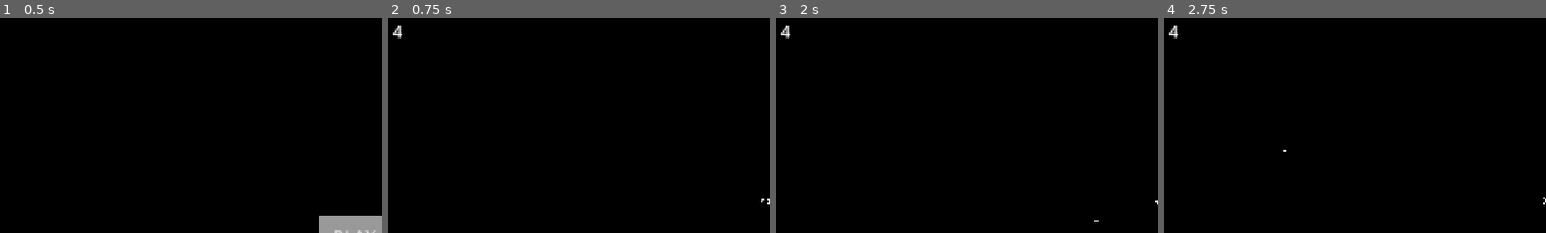
Above: before the commit, frames 1-4 (left to right).
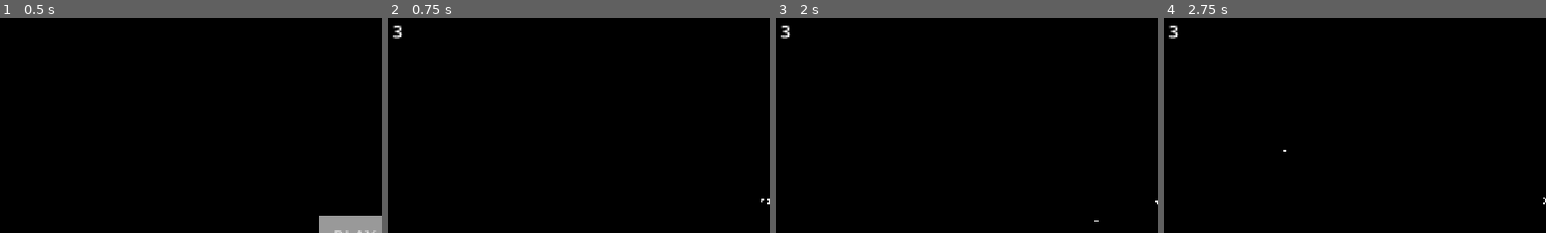
Above: after the commit, the same moments.

Repository: VI6IX/asteroidestroy
Game: Godot game, scene res://scenes/main_menu.tscn
The game is run twice, just before and just after one commit, with the same random seed, the same clock (stepped at 60 frames per second) and the same inputs.
Inputs:
- Up to frame 1 (0.5 s): no input
- Up to frame 2 (0.75 s): click "PLAY GAME" at 0.5 s
- Up to frame 3 (2 s): tap Enter at 1.25 s; hold D (pan_Right) from 1.28 s (still down); hold Space (shoot) from 1.28 s (still down)
- Up to frame 4 (2.75 s): release D (pan_Right) at 2.03 s; release Space (shoot) at 2.03 s; hold A (pan_Left) from 2.03 s (still down); tap Space (shoot) at 2.1 s
The pictures show only the part of the screen within x 0-50%, y 7-57%; the shares and areas given below are measured in that part.

Frame 1 is identical in both runs. In frame 2, 0.1% of the frame differs, in the area x 1-4%, y 3-10%; in frame 3, 0.1%; in frame 4, 0.1%.

Commit message:
feat: add player invulnerability on respawn

Diff:
--- a/scenes/player/player.tscn
+++ b/scenes/player/player.tscn
@@ -6,9 +6,6 @@
 [ext_resource type="AudioStream" uid="uid://cri1cx0nhf7cj" path="res://audio/sfx_thrust.wav" id="4_dqkch"]
 [ext_resource type="AudioStream" uid="uid://dmqom65ctas1l" path="res://audio/sfx_shoot.wav" id="5_qlg0r"]
 [ext_resource type="PackedScene" uid="uid://23cbls1yy4dw" path="res://scenes/components/component_damage.tscn" id="6_tuyoq"]
-
-[sub_resource type="CircleShape2D" id="CircleShape2D_rnjyy"]
-radius = 6.0
 
 [node name="Player" type="CharacterBody2D"]
 motion_mode = 1
@@ -19,15 +16,16 @@
 scale = Vector2(0.18548387, 0.2129355)
 polygon = PackedVector2Array(64.010124, -0.004208574, -55.98988, -55.989937, -16.07244, -0.028143048, -55.996056, 56.050755)
 
-[node name="CollisionShape2D" type="CollisionShape2D" parent="."]
-shape = SubResource("CircleShape2D_rnjyy")
-
 [node name="Marker2D" type="Marker2D" parent="."]
 position = Vector2(22, 0)
 
 [node name="shootTimer" type="Timer" parent="."]
 
 [node name="respawnTimer" type="Timer" parent="."]
+one_shot = true
+
+[node name="invulnerabilityTimer" type="Timer" parent="."]
+wait_time = 3.0
 one_shot = true
 
 [node name="particles_thrust" parent="." instance=ExtResource("3_qhqgy")]
@@ -56,4 +54,5 @@
 
 [connection signal="timeout" from="shootTimer" to="." method="_on_shoot_timer_timeout"]
 [connection signal="timeout" from="respawnTimer" to="." method="_on_respawn_timer_timeout"]
+[connection signal="timeout" from="invulnerabilityTimer" to="." method="_on_invulnerability_timer_timeout"]
 [connection signal="health_depleted" from="component_damage" to="." method="_on_component_damage_health_depleted"]
--- a/scripts/_GLOBAL_VARIABLES.gd
+++ b/scripts/_GLOBAL_VARIABLES.gd
@@ -1,6 +1,6 @@
 extends Node
 
-@export var PLAYER_LIVES : int = 4;
+@export var PLAYER_LIVES : int = 3;
 @export var asteroid_limit : int = 5;
 @export var asteroid_count : int = 0;
 
--- a/scripts/game_ui.gd
+++ b/scripts/game_ui.gd
@@ -6,3 +6,5 @@
 func _process(_delta: float) -> void:
 	score_value.text = str(GLOBAL_VARIABLES.score);
 	lives_value.text = str(GLOBAL_VARIABLES.PLAYER_LIVES);
+	if GLOBAL_VARIABLES.PLAYER_LIVES <= 0:
+		GLOBAL_VARIABLES.PLAYER_LIVES = 0;
--- a/scripts/player/player.gd
+++ b/scripts/player/player.gd
@@ -2,11 +2,14 @@
 
 @onready var Marker : Marker2D = $Marker2D;
 @onready var shootTimer : Timer = $shootTimer;
+@onready var invulnerabilityTimer: Timer = $invulnerabilityTimer
 @onready var component_damage : Node2D = $component_damage;
 @onready var particles_thrust : Node2D = %particles_thrust.get_child(0);
 @onready var sfx_thrust : AudioStreamPlayer2D = $sfx_thrust;
 @onready var sfx_shoot : AudioStreamPlayer2D = $sfx_shoot;
 @onready var BULLET := preload("res://scenes/bullet.tscn");
+@onready var hitbox : CollisionPolygon2D = $component_damage/CollisionPolygon2D
+
 
 @export var PAN_SPEED : float = 5;
 @export var ACCELERATION : Vector2;
@@ -61,6 +64,15 @@
 		can_shoot = false;
 		shootTimer.start(FIRE_RATE);
 
+func enable_vulnerability():
+	hitbox.disabled = true;
+	modulate = Color(1, 1, 1, 0.25)
+	invulnerabilityTimer.start();
+
+func disable_vulnerability():
+	hitbox.disabled = false;
+	modulate = Color(1, 1, 1, 1)
+
 func _ready() -> void:
 	can_respawn = false;
 	shootTimer.wait_time = FIRE_RATE;
@@ -78,3 +90,6 @@
 func _on_component_damage_health_depleted(_parent) -> void:
 	GLOBAL_VARIABLES.PLAYER_LIVES -= 1;
 	can_respawn = true;
+
+func _on_invulnerability_timer_timeout() -> void:
+	disable_vulnerability();
--- a/scripts/player/player_respawner.gd
+++ b/scripts/player/player_respawner.gd
@@ -10,7 +10,7 @@
 var game_over = false;
 
 func handle_respawn():
-	if player.can_respawn == true and is_vulnerable == true and LIVES != 0:
+	if player.can_respawn == true and LIVES != 0:
 		print("PLAYER CAN RESPAWN! | " + str(LIVES) + " LIVES");
 		player.can_respawn = false;
 		is_vulnerable = false;
@@ -26,6 +26,7 @@
 		return
 
 func deactivate_player():
+	player.enable_vulnerability();
 	player.set_process(false);
 	player.visible = false;
 	sfx_explosion.play();
@@ -34,7 +35,6 @@
 	particles_explosion.set_emitting(true);
 
 func activate_player():
-	is_vulnerable = true;
 	player.visible = true;
 	player.velocity = Vector2.ZERO;
 	player.position = Vector2.ZERO;
Not shown: 1 places in scenes/player/player.tscn that only renumber resources
